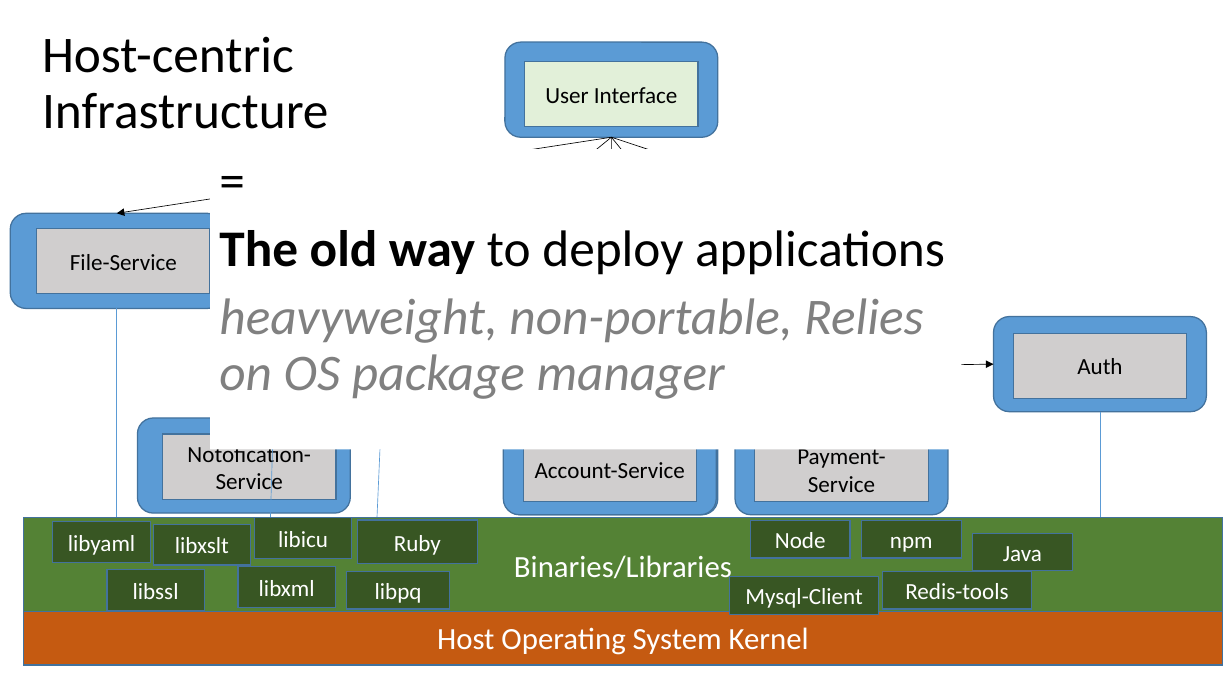
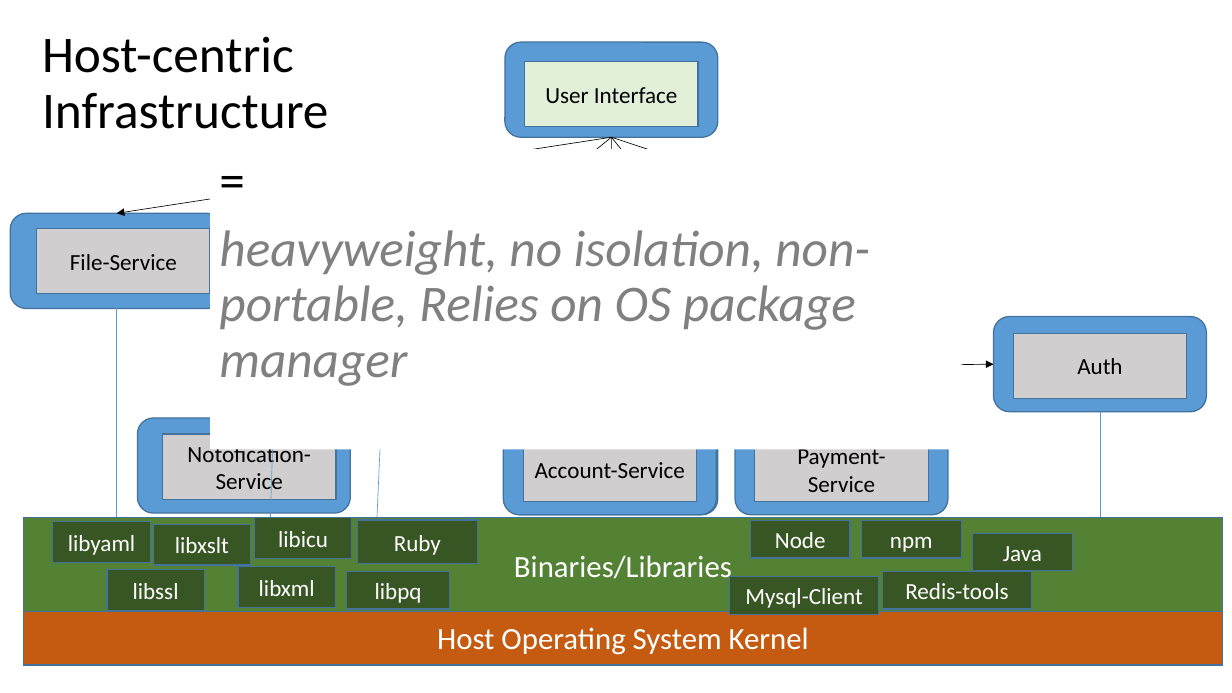
Before and after one commit to navivi/k8s-training, a slide deck: slide 12 of day-1/Using Kubernetes Day 1.pptx. Drawn at 1232x693 pixels with LibreOffice and Linux fonts; fonts in the diff are those of the drawing. Boxes give left, top, right and bottom in pixels: in the first picture for what was removed or moved away, otherwise in the second. Text is boxed around its words. In the diff, an @@ line names an element or a change of style, - is before the commit and + after.

```diff
--- a/day-1/Using Kubernetes Day 1.pptx
+++ b/day-1/Using Kubernetes Day 1.pptx
@@ text in rectangle at box(219, 230, 870, 386): text changed @@
-The old way to deploy applications
-heavyweight, non-portable, Relies on OS package manager
+heavyweight, no isolation, non-portable, Relies on OS package manager
```
Also in this commit, not shown: 13 other slides changed.
